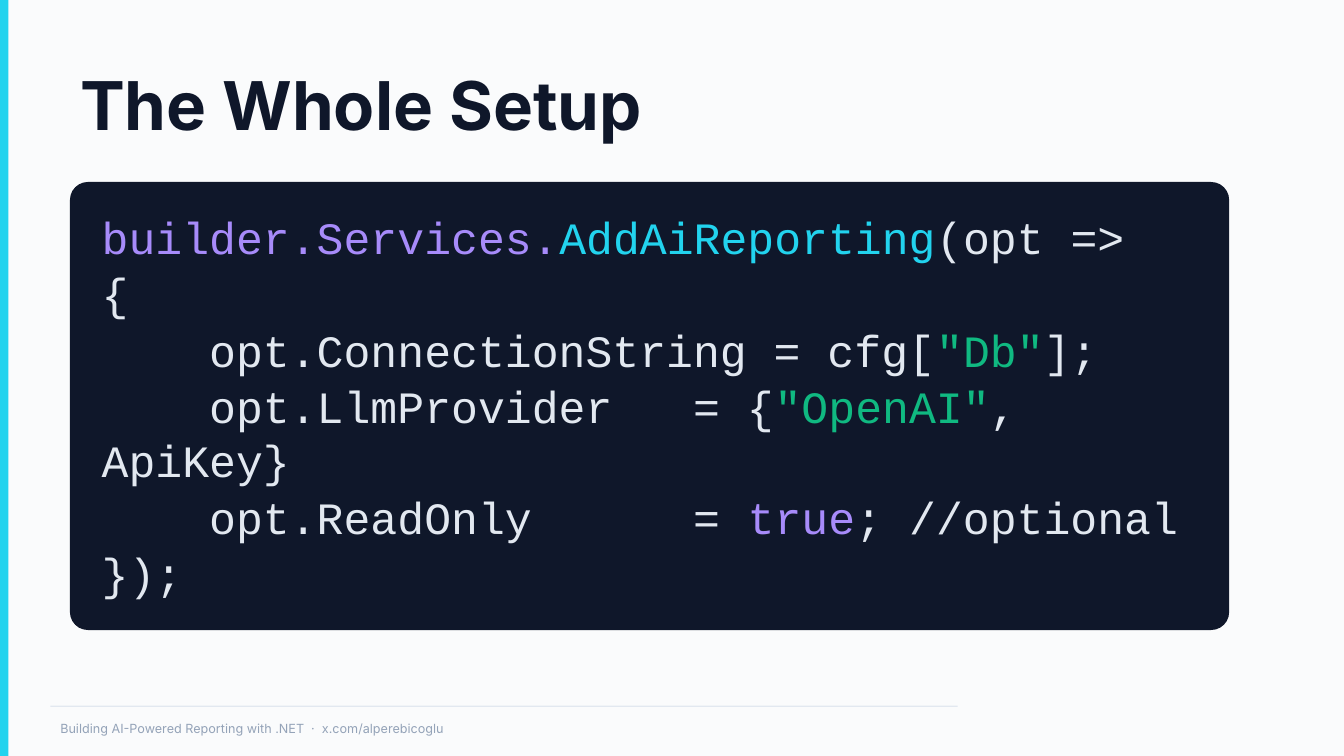
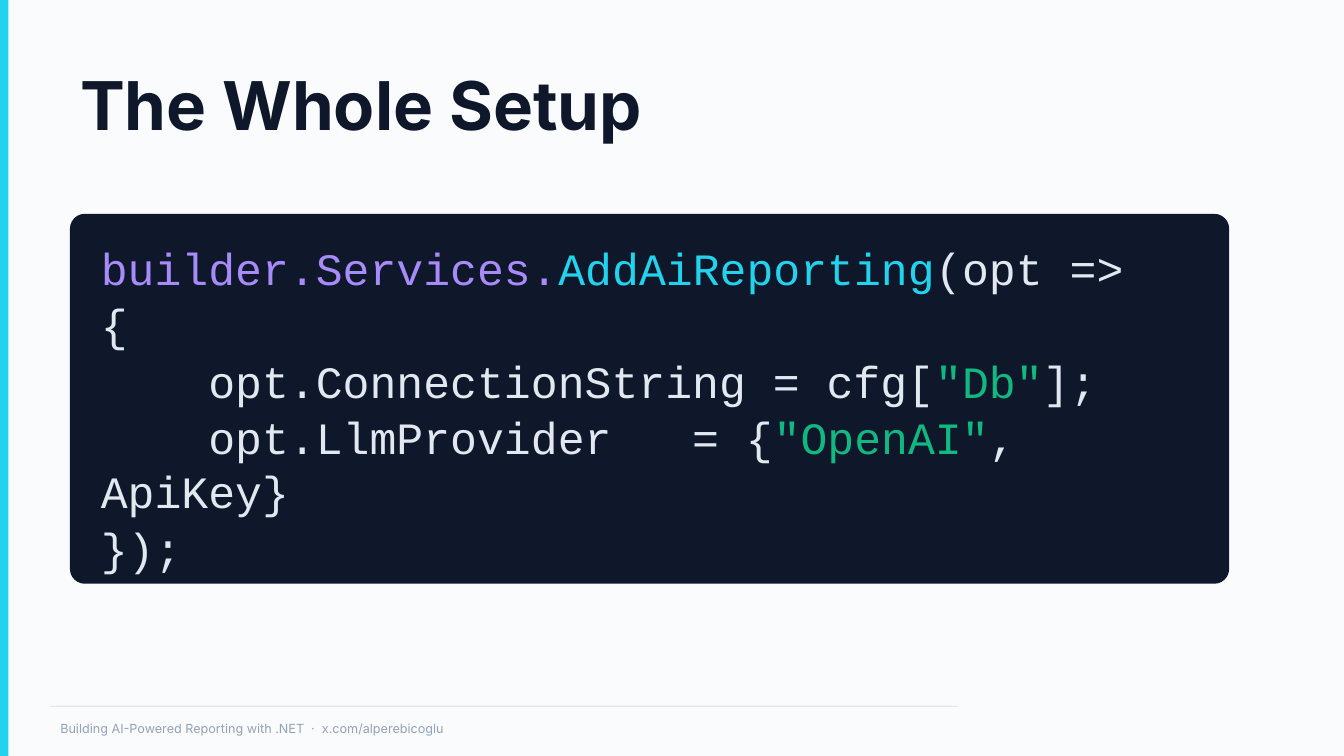
Before and after one commit to ebicoglu/chat-with-your-data-conference, a slide deck: slide 13 of Presentation.pptx. Drawn at 1344x756 pixels with LibreOffice and Linux fonts; fonts in the diff are those of the drawing; background and template pictures are left out. Boxes give left, top, right and bottom in pixels: in the first picture for what was removed or moved away, otherwise in the second. Text is boxed around its words. In the diff, an @@ line names an element or a change of style, - is before the commit and + after.

```diff
--- a/Presentation.pptx
+++ b/Presentation.pptx
@@ rounded rectangle "builder.Services.AddAiReporting(opt =>": place and size @@
-rounded rectangle "builder.Services.AddAiReporting(opt =>" at bbox=[70, 182, 1229, 630]
+rounded rectangle "builder.Services.AddAiReporting(opt =>" at bbox=[70, 214, 1229, 584]
@@ text in rounded rectangle at bbox=[209, 502, 1178, 544]: paragraph removed @@
-opt.ReadOnly = true; //optional
```
Also in this commit, not shown: 1 other slide changed, 1 other file.
